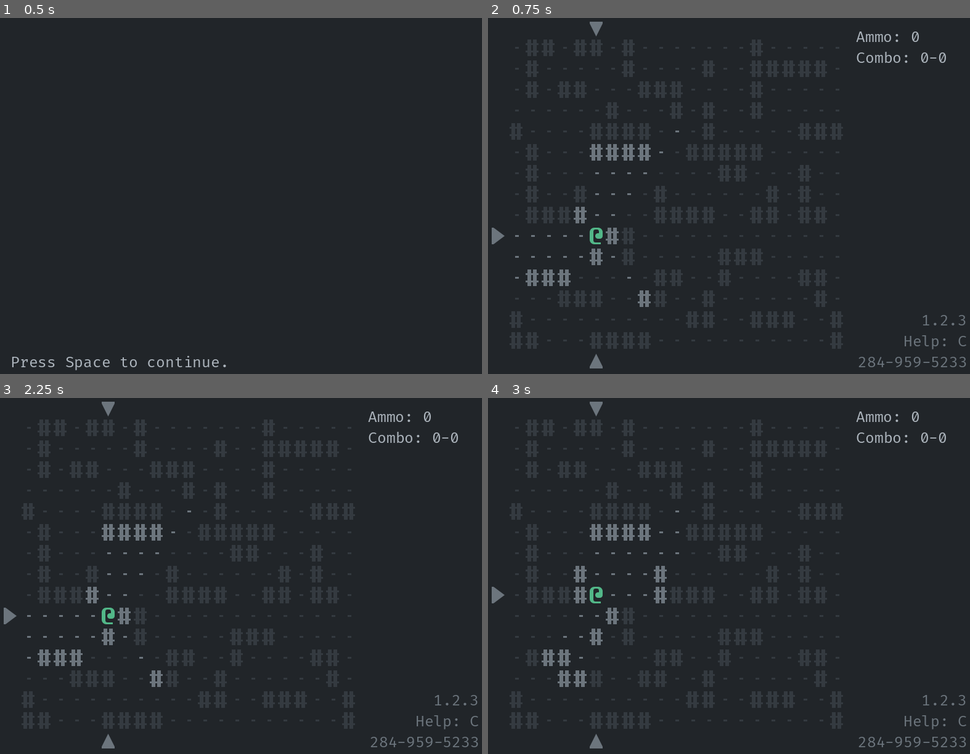
Above: before the commit, frames 1-4 (two rows, left to right).
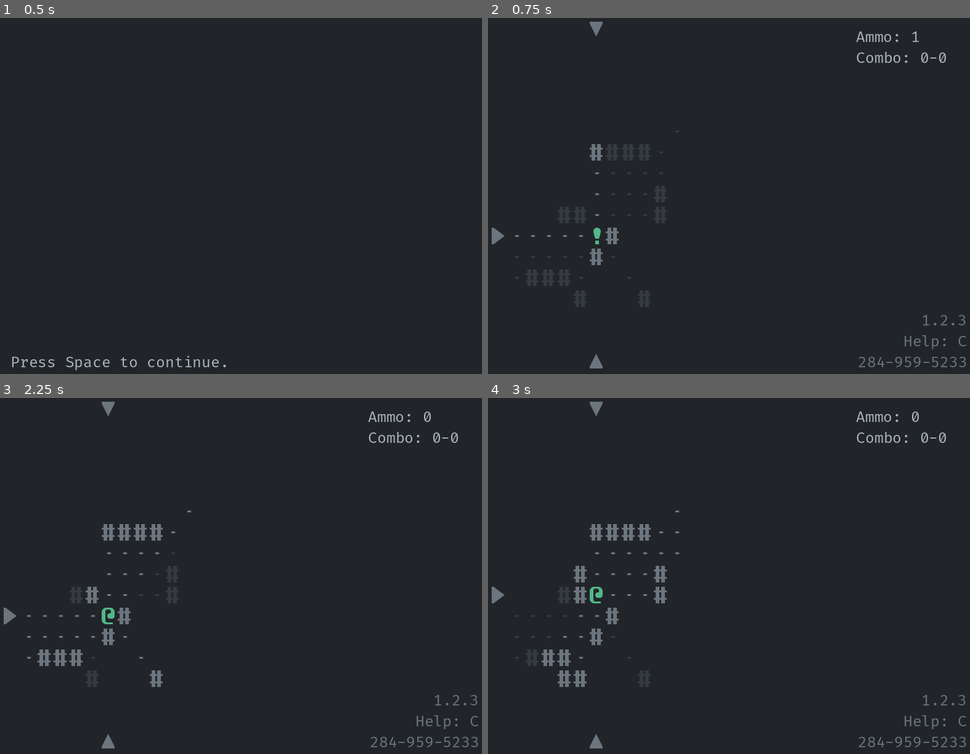
Above: after the commit, the same moments.

Repository: Bozar/godot-4-roguelike-demo
Game: Godot game, scene res://scene/main/main_game.tscn
Two runs of this game, one before a commit and one after it. Both use one fixed random seed, a clock stepped at 60 frames per second and the inputs below.
Inputs:
- Up to frame 1 (0.5 s): no input
- Up to frame 2 (0.75 s): tap Space (aim) at 0.5, 0.6 s; hold Right (move_right) from 0.53 s (still down)
- Up to frame 3 (2.25 s): tap Space (aim) at 1.25, 1.35, 2.1 s; release Right (move_right) at 1.28 s; hold Down (move_down) 1.28-2.03 s; tap Enter at 2 s; hold Right (move_right) from 2.03 s (still down)
- Up to frame 4 (3 s): tap Space (aim) at 2.75, 2.85 s; release Right (move_right) at 2.78 s; hold Up (move_up) from 2.78 s (still down)

Frame 1 is identical in both runs. In frame 2, 0.8% of the frame differs, in the area x 5-90%, y 3-82%; in frame 3, less than 0.1%; in frame 4, less than 0.1%.

Commit message:
Adjust game data.

Diff:
--- a/library/game_data.gd
+++ b/library/game_data.gd
@@ -2,8 +2,8 @@
 
 
 const MIN_AMMO: int = 0
-const MAGAZINE: int = 3
-const MAX_AMMO: int = 9
+const MAGAZINE: int = 1
+const MAX_AMMO: int = 3
 
 const HIT_BACK: int = 1
 
@@ -14,7 +14,7 @@
 const MIN_DISTANCE_TO_PC: int = 7
 
 const MIN_PROGRESS_BAR: int = 0
-const MAX_PROGRES_BAR: int = 5
+const MAX_PROGRES_BAR: int = 3
 
 const PC_SIGHT_RANGE: int = 5
 const PC_AIM_RANGE: int = 7
@@ -23,4 +23,4 @@
 const HIT_DAMAGE: int = 2
 
 const NPC_SIGHT_RANGE: int = 10
-const MAX_ALERT_DURATION: int = 5
+const MAX_ALERT_DURATION: int = 2
--- a/scene/main/pc_action.gd
+++ b/scene/main/pc_action.gd
@@ -34,7 +34,7 @@
 
 var _pc: Sprite2D
 var _is_aiming: bool = false
-var _ammo: int = GameData.MIN_AMMO
+var _ammo: int = GameData.MAGAZINE
 var _enemy_count: int = GameData.MIN_ENEMY_COUNT
 var _progress_bar: int = GameData.MIN_PROGRESS_BAR
 var _alert_duration: int = 0
@@ -90,7 +90,7 @@
     if not sprite.is_in_group(SubTag.PC):
         return
     # TODO: Enable respawn when dungeon generation is done.
-    # _ref_GameProgress.try_respawn_npc(_pc)
+    _ref_GameProgress.try_respawn_npc(_pc)
     _ref_PcFov.render_fov(_is_aiming)
     _alert_duration = max(0, _alert_duration - 1)
 
--- a/scene/main/pc_fov.gd
+++ b/scene/main/pc_fov.gd
@@ -53,8 +53,8 @@
                 _block_cross_fov_ray, [], _fov_map, _shadow_cast_fov_data)
         # DiamondFov.get_fov_map(pc_coord, GameData.PC_SIGHT_RANGE, _fov_map)
     DungeonSize.iterate_dungeon(_set_color, [_fov_map])
-    # DungeonSize.iterate_dungeon(_set_visibility, [_fov_map, _memory_map,
-    #         MEMORY_TAGS])
+    DungeonSize.iterate_dungeon(_set_visibility, [_fov_map, _memory_map,
+            MEMORY_TAGS])
 
 
 func _set_color(coord: Vector2i, args: Array) -> void:
